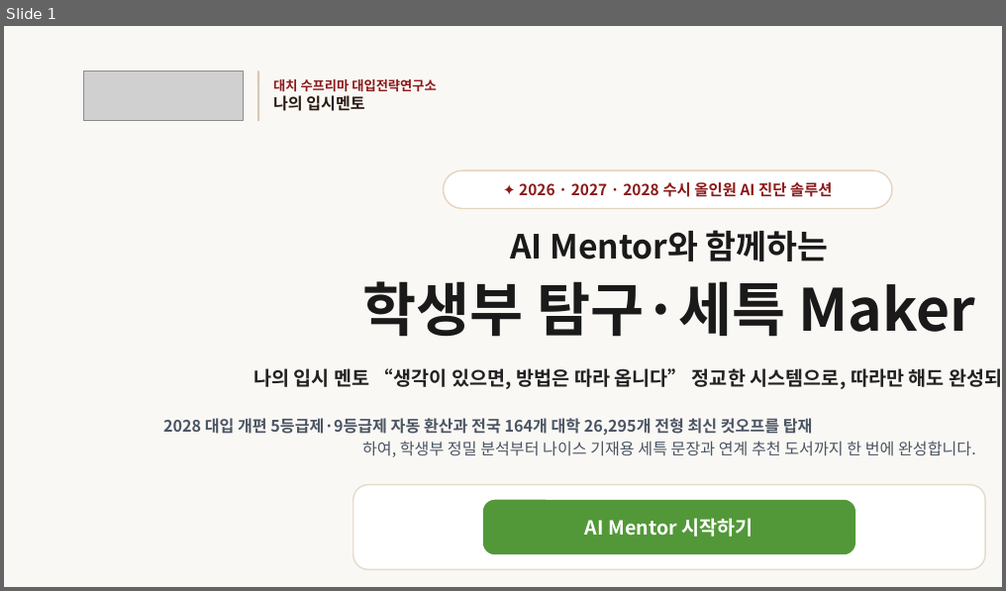
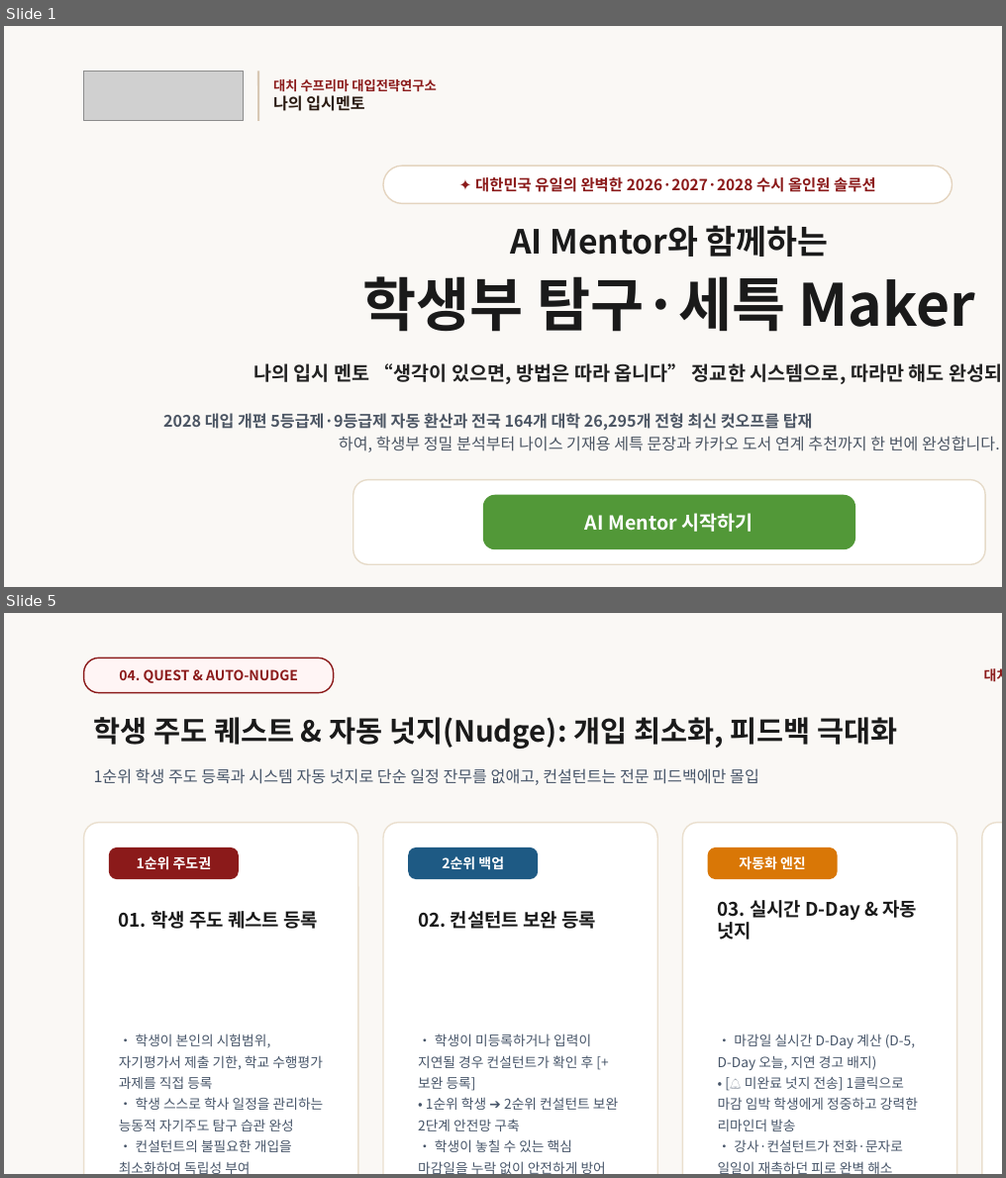
Before and after one commit to ipsicreator/consultant-app, a slide deck: public/guides/대치수프리마_나의입시멘토_컨설턴트앱_B2B_제안서.pptx. Shown one above the other, each under a label of ours: slide 1 before the commit, slides 1 and 5 after it; the slides between them are not shown. The pictures are 1006x591 and 1006x1178 pixels, drawn with LibreOffice and Linux fonts; fonts in the diff are those of the drawing; grey boxes stand for pictures. Boxes give left, top, right and bottom in pixels: in the first picture for what was removed or moved away, otherwise in the second. Text is boxed around its words. In the diff, an @@ line names an element or a change of style, - is before the commit and + after.

Commit message:
docs: B2B 제안서 4종 최신화 (단계별 세부 매칭 및 학생·학원·학부모 그레이트 베네핏 반영)

```diff
--- a/public/guides/대치수프리마_나의입시멘토_컨설턴트앱_B2B_제안서.pptx
+++ b/public/guides/대치수프리마_나의입시멘토_컨설턴트앱_B2B_제안서.pptx
@@ slide 5 added at bbox=[4, 613, 1002, 1174], background #FAF8F5 @@
@@ rounded rectangle added at bbox=[84, 658, 334, 693], fill #FFF5F5, outline #8B1A1A 1 pt @@
@@ text added at bbox=[119, 669, 298, 683], 10 pt, text #8B1A1A, bold @@
+04. QUEST & AUTO-NUDGE
@@ text added at bbox=[984, 668, 1002, 681], 10 pt, text #8B1A1A, bold @@
+대치수프리마 대입전략연구소 | 나의 입시멘토
@@ text added at bbox=[94, 717, 897, 749], 21 pt, text #1A1A1A, bold @@
+학생 주도 퀘스트 & 자동 넛지(Nudge): 개입 최소화, 피드백 극대화
@@ text added at bbox=[94, 768, 759, 785], 11.5 pt, text #475569 @@
+1순위 학생 주도 등록과 시스템 자동 넛지로 단순 일정 잔무를 없애고, 컨설턴트는 전문 피드백에만 몰입
@@ rounded rectangle added at bbox=[84, 823, 358, 1174], fill #FFFFFF, outline #EADFCE 1 pt @@
@@ rounded rectangle added at bbox=[109, 848, 239, 879], fill #8B1A1A @@
@@ rounded rectangle added at bbox=[383, 823, 657, 1174], fill #FFFFFF, outline #EADFCE 1 pt @@
@@ rounded rectangle added at bbox=[408, 848, 538, 879], fill #1E5A84 @@
@@ rounded rectangle added at bbox=[682, 823, 957, 1174], fill #FFFFFF, outline #EADFCE 1 pt @@
@@ rounded rectangle added at bbox=[708, 848, 838, 879], fill #D97706 @@
@@ rounded rectangle added at bbox=[982, 823, 1002, 1174], fill #FFFFFF, outline #EADFCE 1 pt @@
@@ text added at bbox=[137, 857, 212, 870], 10 pt, text #FFFFFF, bold @@
+1순위 주도권
@@ text added at bbox=[442, 857, 504, 870], 10 pt, text #FFFFFF, bold @@
+2순위 백업
@@ text added at bbox=[739, 857, 806, 870], 10 pt, text #FFFFFF, bold @@
+자동화 엔진
@@ text added at bbox=[718, 900, 918, 940], 13.5 pt, text #1A1A1A, bold @@
+03. 실시간 D-Day & 자동 넛지
@@ text added at bbox=[119, 911, 318, 929], 13.5 pt, text #1A1A1A, bold @@
+01. 학생 주도 퀘스트 등록
@@ text added at bbox=[418, 911, 596, 929], 13.5 pt, text #1A1A1A, bold @@
+02. 컨설턴트 보완 등록
@@ text added at bbox=[119, 1034, 324, 1174], 9.8 pt, text #475569 @@
+• 학생이 본인의 시험범위, 자기평가서 제출 기한, 학교 수행평가 과제를 직접 등록
+• 학생 스스로 학사 일정을 관리하는 능동적 자기주도 탐구 습관 완성
+• 컨설턴트의 불필요한 개입을 최소화하여 독립성 부여
@@ text added at bbox=[418, 1034, 618, 1174], 9.8 pt, text #475569 @@
+• 학생이 미등록하거나 입력이 지연될 경우 컨설턴트가 확인 후 [+ 보완 등록]
+• 1순위 학생 ➔ 2순위 컨설턴트 보완 2단계 안전망 구축
+• 학생이 놓칠 수 있는 핵심 마감일을 누락 없이 안전하게 방어
@@ text added at bbox=[718, 1034, 918, 1174], 9.8 pt, text #475569 @@
+• 마감일 실시간 D-Day 계산 (D-5, D-Day 오늘, 지연 경고 배지)
+• [🔔 미완료 넛지 전송] 1클릭으로 마감 임박 학생에게 정중하고 강력한 리마인더 발송
+• 강사·컨설턴트가 전화·문자로 일일이 재촉하던 피로 완벽 해소
@@ slide 1 changed as well @@
@@ rounded rectangle: place and size @@
-rounded rectangle at bbox=[444, 171, 892, 208]
+rounded rectangle at bbox=[383, 166, 952, 203]
@@ text at bbox=[475, 177, 876, 192]: text changed @@
-✦ 2026 · 2027 · 2028 수시 올인원 AI 진단 솔루션
+✦ 대한민국 유일의 완벽한 2026·2027·2028 수시 올인원 솔루션
@@ text at bbox=[163, 413, 1000, 453]: text changed @@
-2028 대입 개편 5등급제·9등급제 자동 환산과 전국 164개 대학 26,295개 전형 최신 컷오프를 탑재
-하여, 학생부 정밀 분석부터 나이스 기재용 세특 문장과 연계 추천 도서까지 한 번에 완성합니다.
+2028 대입 개편 5등급제·9등급제 자동 환산과 전국 164개 대학 26,295개 전형 최신 컷오프를 탑재
+하여, 학생부 정밀 분석부터 나이스 기재용 세특 문장과 카카오 도서 연계 추천까지 한 번에 완성합니다.
@@ 4 texts, 2 rounded rectangles: place and size @@
-4 texts, 2 rounded rectangles at bbox=[253, 230, 1002, 570]
+4 texts, 2 rounded rectangles at bbox=[253, 225, 1002, 565]
```
Also in this commit, not shown: 7 other slides changed, 2 other slides added, 3 other files.
